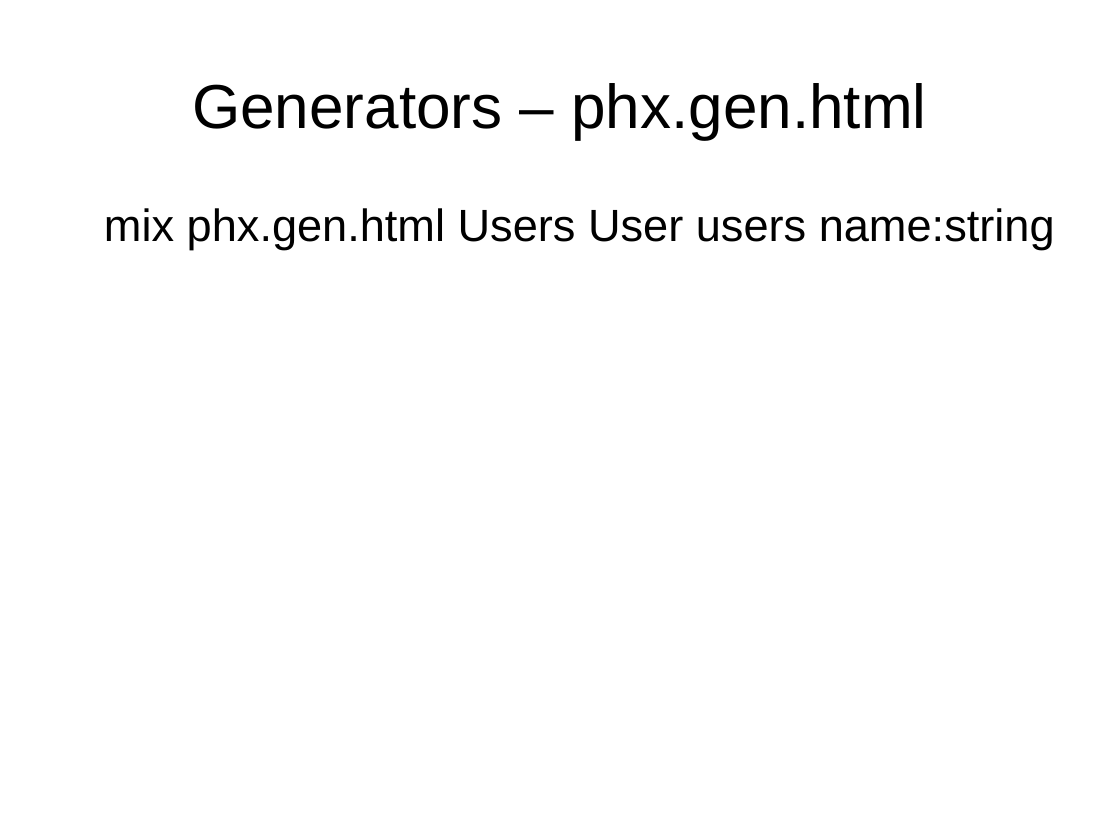
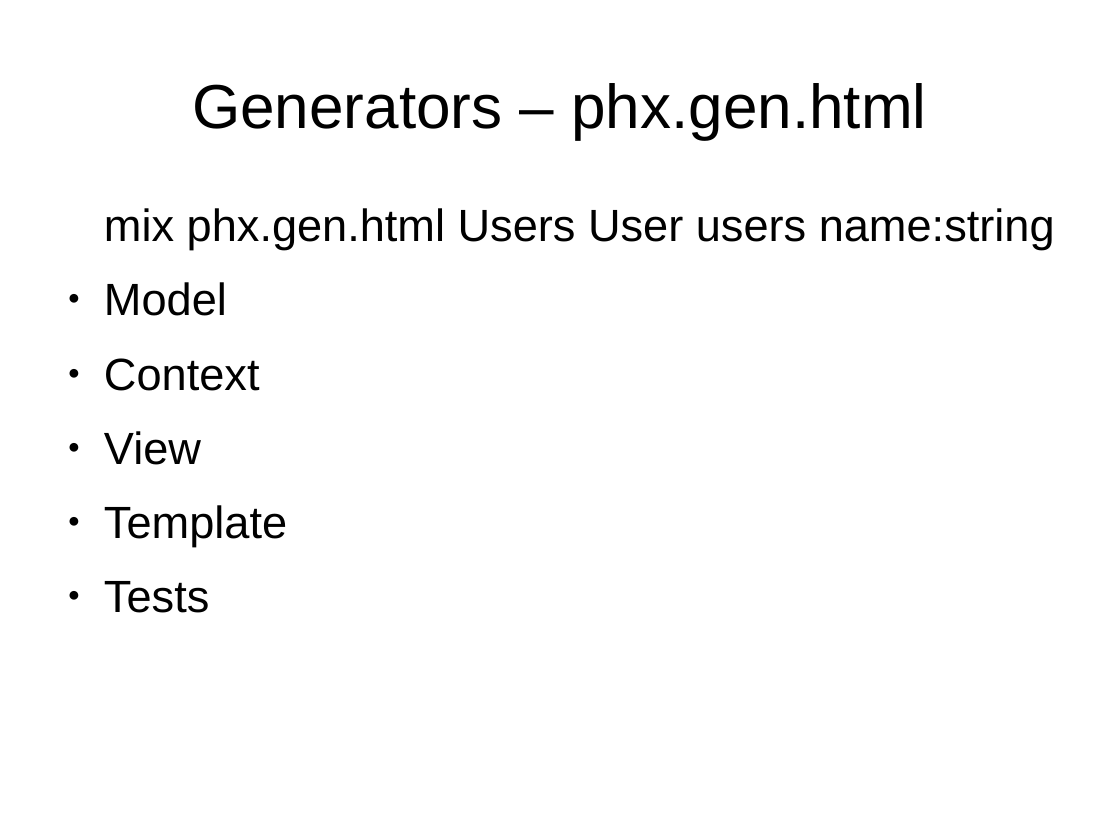
Before and after one commit to ramortegui/talks, a slide deck: slide 19 of odps/working_with_phoenix.odp (slide 8 before the commit). Drawn at 1120x840 pixels with LibreOffice and Linux fonts; fonts in the diff are those of the drawing. Boxes give left, top, right and bottom in pixels: in the first picture for what was removed or moved away, otherwise in the second. Text is boxed around its words. In the diff, an @@ line names an element or a change of style, - is before the commit and + after.

```diff
--- a/odps/working_with_phoenix.odp
+++ b/odps/working_with_phoenix.odp
@@ text at [104,282,287,613]: paragraphs added @@
+● Model
+● Context
+● View
+● Template
+● Tests
```
Also in this commit, not shown: 7 other slides changed, 22 slides added, 1 slide removed.
